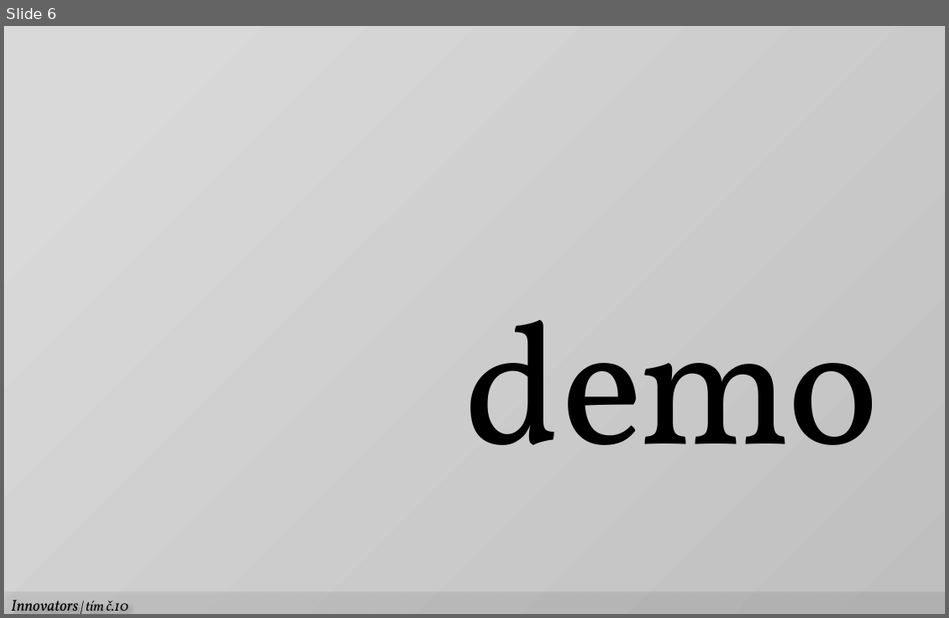
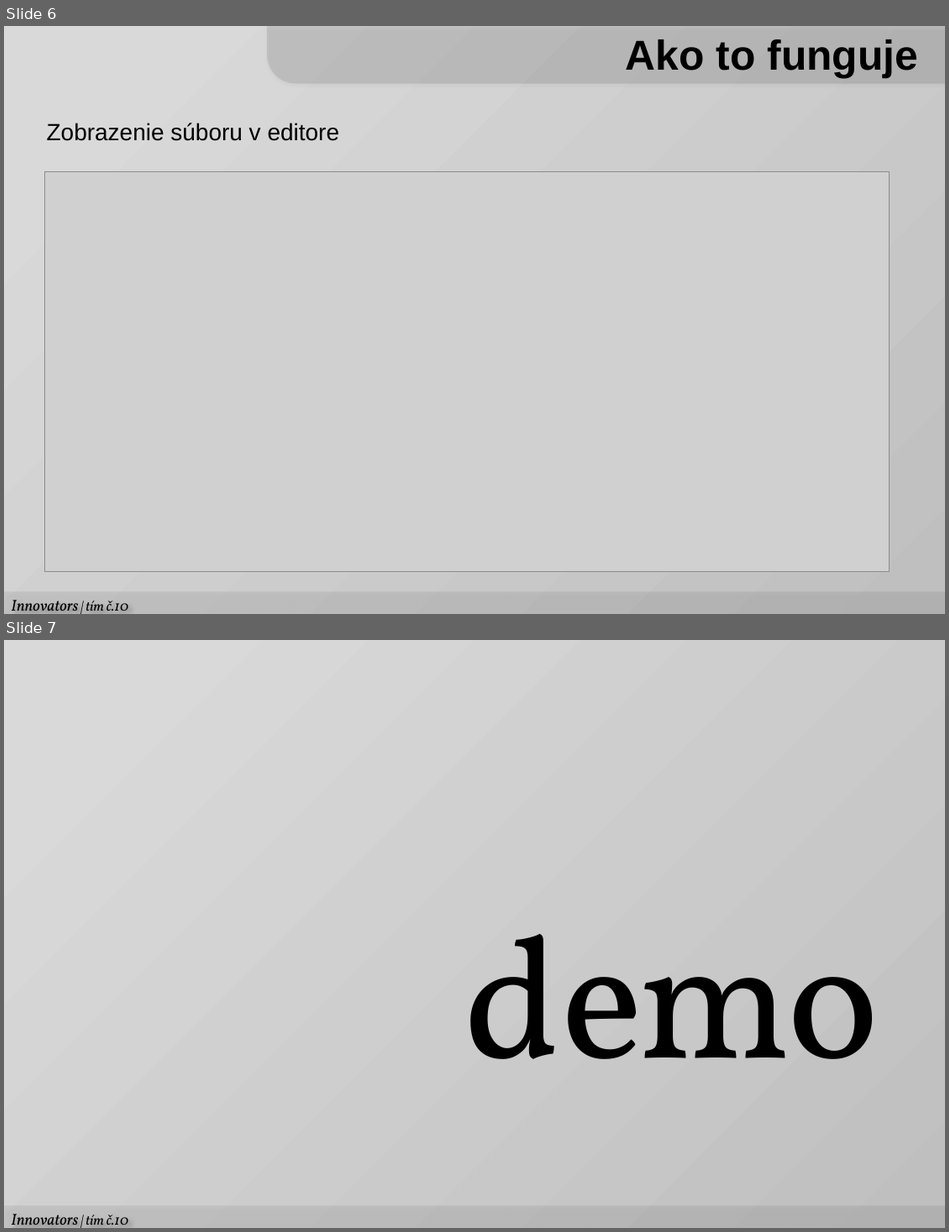
Before and after one commit to Innovators-Team10/Documentation, a slide deck: Dokumentacie/Ostatne/Prezentacie/LS/TrollEdit.pptx. Shown one above the other, each under a label of ours: slide 6 before the commit, slides 6 and 7 after it. The pictures are 949x618 and 949x1232 pixels, drawn with LibreOffice and Linux fonts; fonts in the diff are those of the drawing; grey boxes stand for pictures. Boxes give left, top, right and bottom in pixels: in the first picture for what was removed or moved away, otherwise in the second. Text is boxed around its words. In the diff, an @@ line names an element or a change of style, - is before the commit and + after.

```diff
--- a/Dokumentacie/Ostatne/Prezentacie/LS/TrollEdit.pptx
+++ b/Dokumentacie/Ostatne/Prezentacie/LS/TrollEdit.pptx
@@ slide 6 added at [4, 26, 945, 614], background gradient #F2F2F2 to #BFBFBF to #D9D9D9 @@
@@ round same rect added at [268, 26, 945, 83], fill #000000 at 9% opacity @@
@@ text added at [626, 39, 919, 79], 32 pt, text #000000, bold @@
+Ako to funguje
@@ text added at [47, 123, 340, 141], 18 pt, text #000000 @@
+Zobrazenie súboru v editore
@@ picture added at [44, 172, 889, 572] @@
@@ rectangle added at [4, 591, 945, 614], fill #000000 at 6% opacity @@
@@ text added at [11, 600, 128, 611], 12 pt, text #000000, italic @@
+Innovators | tím č.10
@@ what was slide 6 is now slide 7 @@
```
Also in this commit, not shown: 7 slides changed, 1 other slide added.
